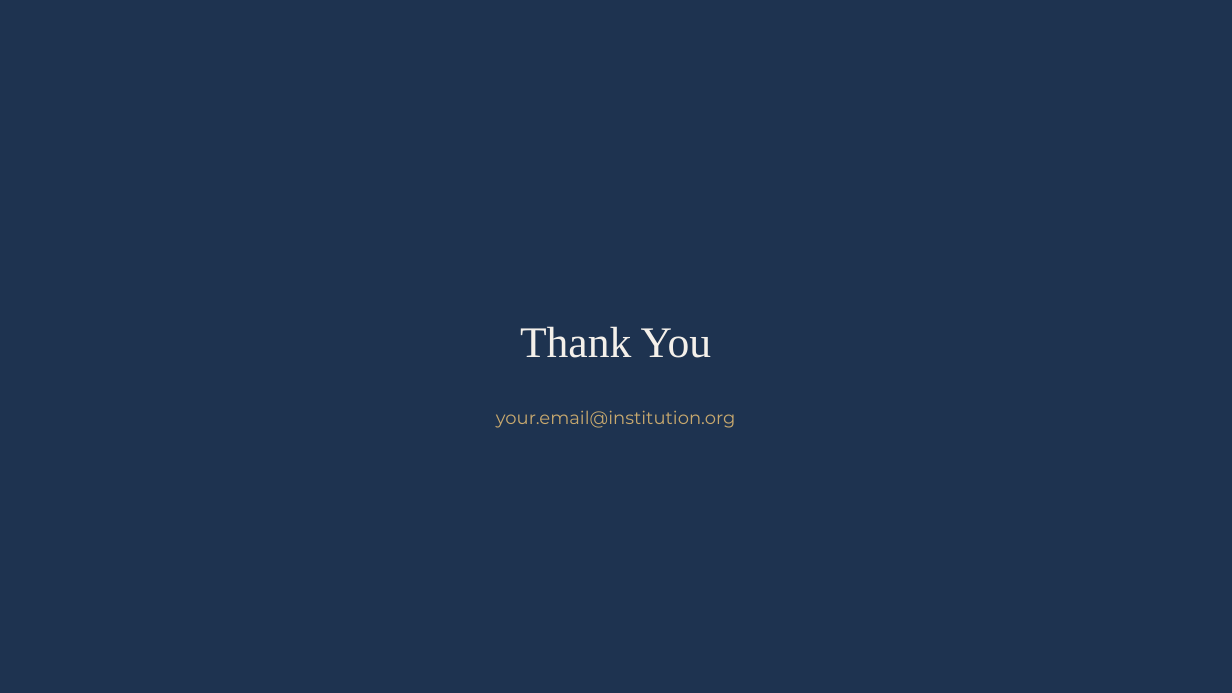
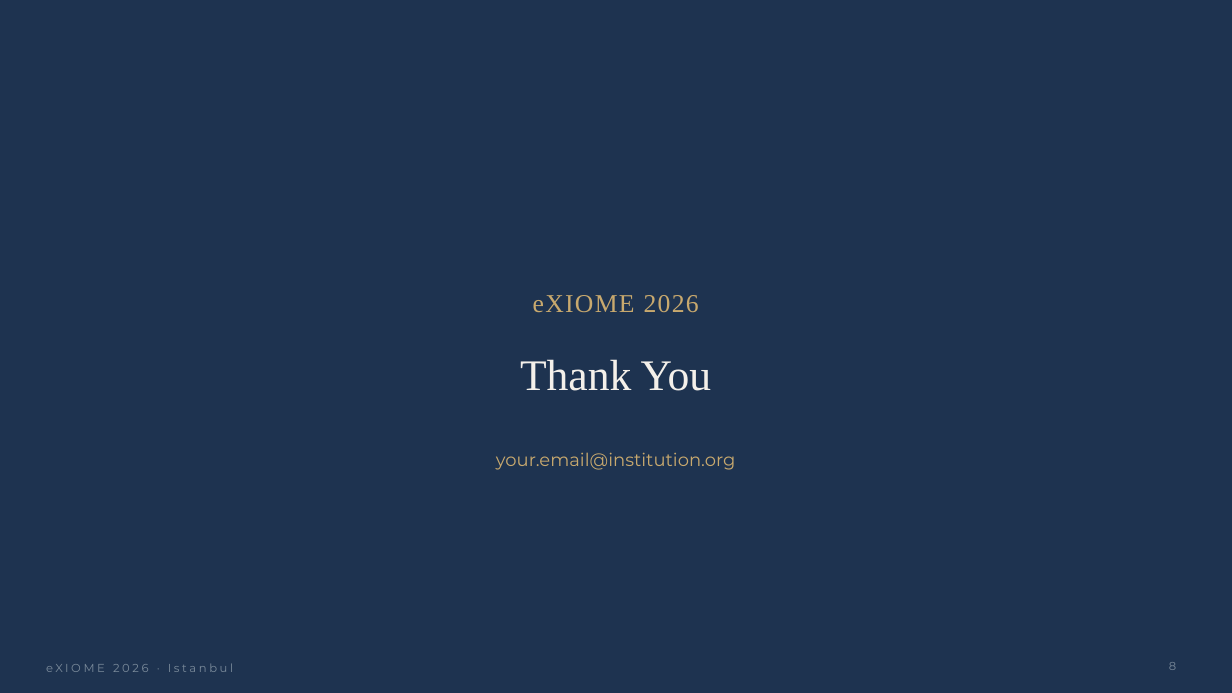
Before and after one commit to fadilachekiri-hue/exiome2026, a slide deck: slide 8 of assets/exiome-2026-speaker-template.pptx. Drawn at 1232x693 pixels with LibreOffice and Linux fonts; fonts in the diff are those of the drawing; background and template pictures are left out. Boxes give left, top, right and bottom in pixels: in the first picture for what was removed or moved away, otherwise in the second. Text is boxed around its words. In the diff, an @@ line names an element or a change of style, - is before the commit and + after.

```diff
--- a/assets/exiome-2026-speaker-template.pptx
+++ b/assets/exiome-2026-speaker-template.pptx
@@ text added at [533, 295, 699, 312], 20 pt, text #C8A96E @@
+eXIOME 2026
@@ title "Thank You": place and size @@
-title "Thank You" at [520, 326, 712, 358]
+title "Thank You" at [520, 359, 712, 391]
@@ text "your.email@institution.org": place and size @@
-text "your.email@institution.org" at [496, 410, 735, 428]
+text "your.email@institution.org" at [496, 452, 735, 470]
@@ text added at [46, 663, 233, 672], 9 pt, text #7A8A9A @@
+eXIOME 2026 · Istanbul
@@ page number added at [1169, 662, 1176, 670], 9 pt, text #7A8A9A @@
+8
```
Also in this commit, not shown: 1 other slide changed.
